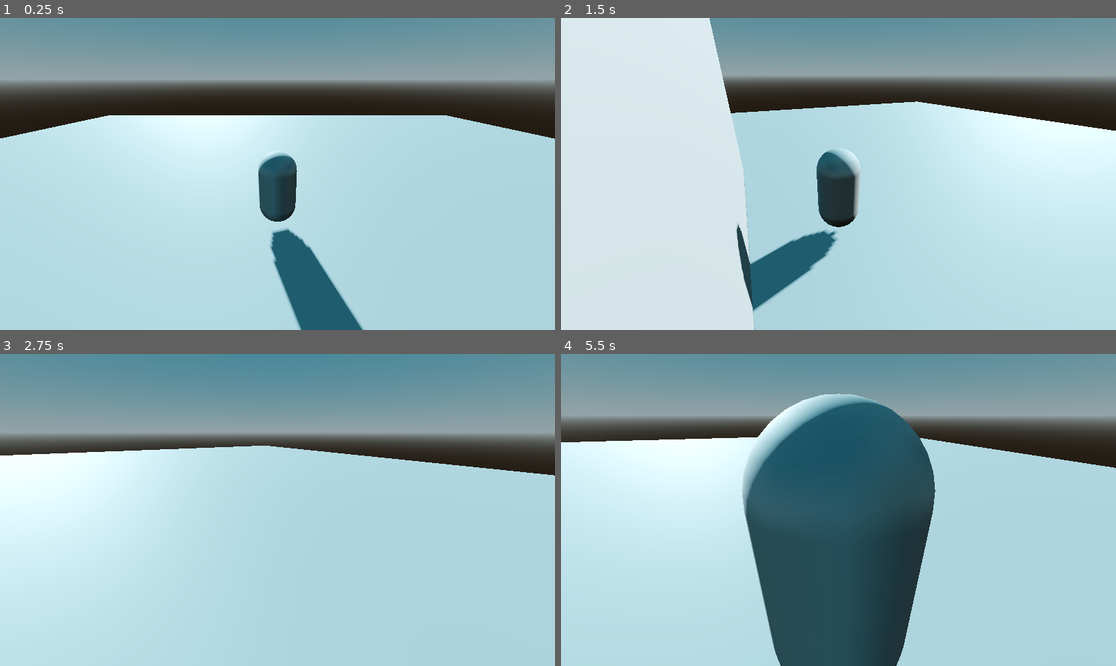
Above: before the commit, frames 1-4 (two rows, left to right).
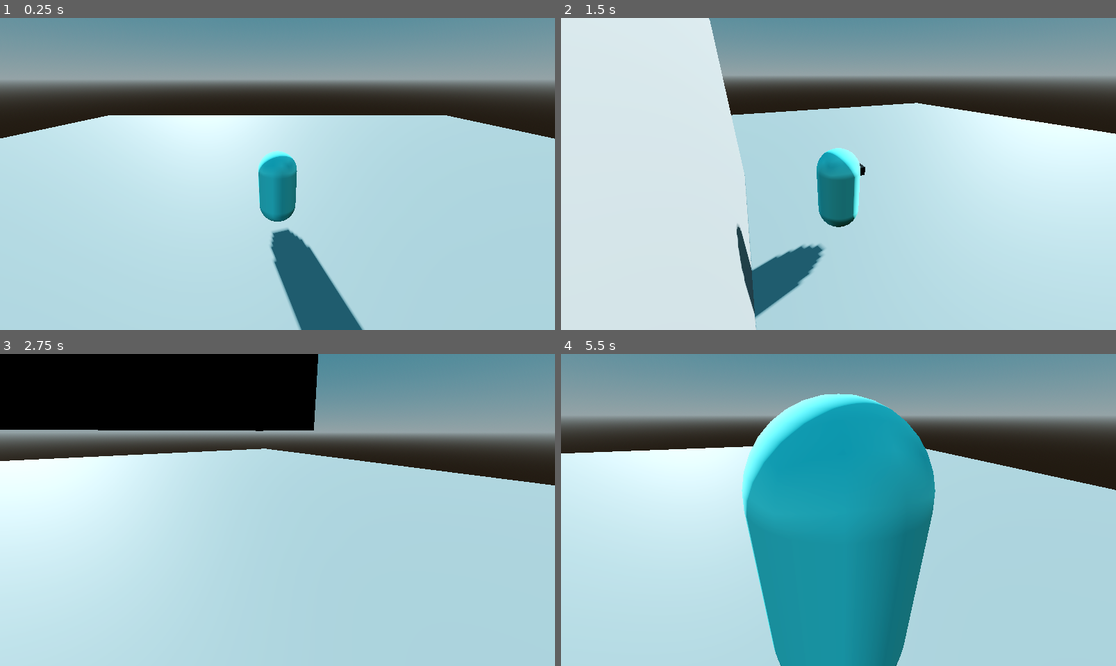
Above: after the commit, the same moments.

Repository: NISCHAY17/ZELDA-attempt
Game: Godot game, scene res://scenes/level.tscn
Same seed, same stepped clock (60 frames per second), same inputs: the game is played once before the commit and once after it.
Inputs (mouse positions are in pixels of both pictures, inside the frame that each line leads up to):
- Up to frame 1 (0.25 s): no input
- Up to frame 2 (1.5 s): tap Enter at 0.5 s; move the mouse to (960, 158) at 0.52 s; hold D (right) 0.53-1.28 s; tap Space (jump) at 0.6, 0.77, 1.07 s; move the mouse to (727, 189) at 1.27 s; hold Down (backward) from 1.28 s (still down); tap Alt at 1.35 s
- Up to frame 3 (2.75 s): tap Space (jump) at 1.52, 1.55, 1.82, 2.3 s; move the mouse to (333, 441) at 2.02 s; release Down (backward) at 2.03 s; hold D (right) from 2.03 s (still down); tap Shift at 2.1 s
- Up to frame 4 (5.5 s): move the mouse to (810, 572) at 2.77 s; release D (right) at 2.78 s; hold W (forward) 2.78-3.53 s; tap Space (jump) at 2.85, 3.02, 3.32, 3.77, 3.8, 4.07, 4.52, 4.55, 4.82, 5.1 s; move the mouse to (1005, 556) at 3.52 s; hold A (left) 3.53-5.03 s; tap Alt at 3.6 s; move the mouse to (672, 463) at 4.27 s; tap Shift at 4.35 s; move the mouse to (866, 510) at 5.02 s; hold Down (backward) from 5.03 s (still down)

The runs differ from the first frame. In frame 1, 1.4% of the frame differs, in the area x 46-54%, y 42-66%; in frame 2, 3.2%; in frame 3, 16%; in frame 4, 27%, in the area x 0-100%, y 12-100%.

Commit message:
gave the bean some glasses

Diff:
--- a/zelda-attempt/ENTITIES/player/player.gd
+++ b/zelda-attempt/ENTITIES/player/player.gd
@@ -1,11 +1,25 @@
 extends CharacterBody3D
-@export var base_speed := 4.0
 
 
+#jump
+@export var jump_height : float = 2.25
+@export var jump_time_to_peak : float = 0.4
+@export var jump_time_to_descent : float = 0.3
+
+@onready var jump_velocity : float = ((2.0 * jump_height) / jump_time_to_peak ) * -1.0
+@onready var jump_gravity : float = ((-2.0 * jump_height) / (jump_time_to_peak * jump_time_to_peak)   )
+@onready var fall_gravity : float = ((-2.0 * jump_height) / (jump_time_to_descent * jump_time_to_descent )   )
+
+@export var base_speed := 4.0
 @onready var camera_3d: Node3D = $"CAMERA CONTROLLER"
 
 var movement_input := Vector2.ZERO
 func _physics_process(_delta: float) -> void:
 	movement_input = Input.get_vector("left","right","forward","backward").rotated(-camera_3d.global_rotation.y)
 	velocity = Vector3(movement_input.x,0,movement_input.y) * base_speed
+
+	if Input.is_action_just_pressed("jump"):
+		velocity.y = 4
+
+
 	move_and_slide()
--- a/zelda-attempt/ENTITIES/player/player.tscn
+++ b/zelda-attempt/ENTITIES/player/player.tscn
@@ -3,9 +3,19 @@
 [ext_resource type="Script" uid="uid://ddqh2jy1gvl70" path="res://ENTITIES/player/player.gd" id="1_7ufme"]
 [ext_resource type="PackedScene" uid="uid://bvkd85coruw2v" path="res://ENTITIES/player/camera_controller.tscn" id="2_ylu7f"]
 
+[sub_resource type="StandardMaterial3D" id="StandardMaterial3D_ylu7f"]
+albedo_color = Color(0.43137255, 1, 1, 1)
+
 [sub_resource type="CapsuleMesh" id="CapsuleMesh_sy3jy"]
+material = SubResource("StandardMaterial3D_ylu7f")
 
 [sub_resource type="CapsuleShape3D" id="CapsuleShape3D_7ufme"]
+
+[sub_resource type="StandardMaterial3D" id="StandardMaterial3D_ptkms"]
+albedo_color = Color(0, 0, 0, 1)
+
+[sub_resource type="BoxMesh" id="BoxMesh_6mcbg"]
+material = SubResource("StandardMaterial3D_ptkms")
 
 [node name="Player" type="CharacterBody3D" unique_id=1080306268]
 script = ExtResource("1_7ufme")
@@ -22,3 +32,7 @@
 transform = Transform3D(1, 0, 0, 0, 0.90630776, 0.42261827, 0, -0.42261827, 0.90630776, 0, 1.4, 0)
 min_limit_x = -0.8
 max_limit_x = -0.2
+
+[node name="MeshInstance3D2" type="MeshInstance3D" parent="." unique_id=1147003793]
+transform = Transform3D(0.54095703, 0, 0, 0, -0.18947363, 0, 0, 0, 0.21082523, 0.018862486, 1.4991171, -0.42205817)
+mesh = SubResource("BoxMesh_6mcbg")
